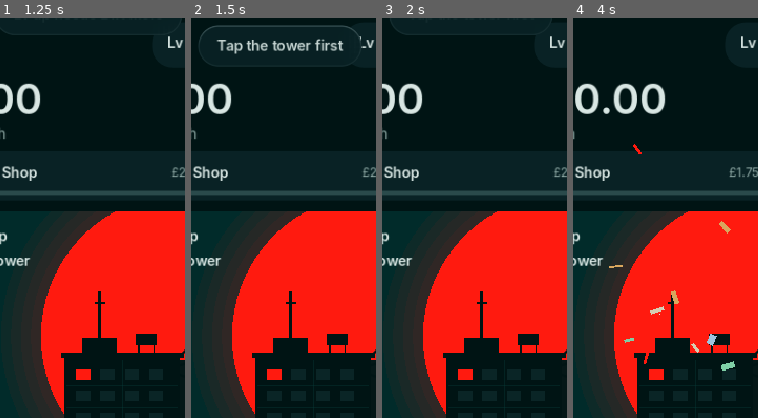
Above: before the commit, frames 1-4 (left to right).
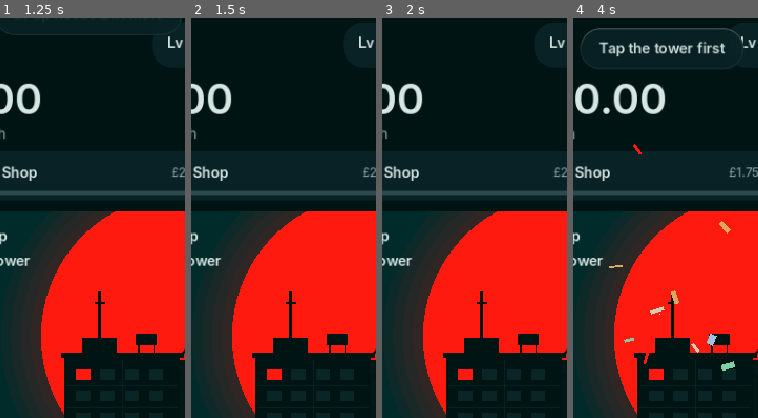
Above: after the commit, the same moments.

Repository: ytjustjosh17-cpu/MCG
Game: Godot game, scene res://scenes/main.tscn
Same seed, same stepped clock (60 frames per second), same inputs: the game is played once before the commit and once after it.
Inputs (mouse positions are % of the whole screen's width and height, from its top left):
- Up to frame 1 (1.25 s): click "£1K" at 0.5 s
- Up to frame 2 (1.5 s): click "×3" at 1.25 s
- Up to frame 3 (2 s): no input
- Up to frame 4 (4 s): click (10, 3) at 2 s; click "Claim £250" at 2.75 s; click "Tap 400 times" at 3.5 s
The pictures show only the part of the screen within x 26-76%, y 0-50%; the shares and areas given below are measured in that part.

Frame 1 is identical in both runs. In frame 2, 1.7% of the frame differs, in the area x 4-93%, y 1-12%; in frame 3, 0.2%; in frame 4, 1.9%, in the area x 4-93%, y 2-13%.

Commit message:
Readable messages: golden sun card, queued toasts
Owner: the golden sun pop-up flashed for about a second.
- Cause: a second toast (an achievement, a rival) replaced the sun's at
  once. Toasts now queue, stay 2.6 to 4.5 s by length, drop repeats.
- Catching a sun shows the centred celebration card (non-blocking) with
  what you got. Celebration cards stay 3.2 s (was 2.4).
- Smoke test: a second toast waits for the first.

Co-Authored-By: Claude Opus 5.5 <noreply@anthropic.com>
Claude-Session: https://claude.ai/code/session_01G43aEuqkjUy83khniNYyKE

Diff:
--- a/game/scripts/golden_sun.gd
+++ b/game/scripts/golden_sun.gd
@@ -65,13 +65,14 @@
 	_caught = true
 	var v := Game.catch_sun()
 	Kit.haptic("success")
+	# A proper moment, not a flash: the centred card (never blocks taps).
 	match Game.last_sun:
 		"frenzy":
-			Kit.toast("Frenzy! Taps ×%d for %d s" % [int(Data.FRENZY_MULT), int(Data.FRENZY_S)], true)
+			Kit.celebrate("Golden sun", "Frenzy: taps ×%d for %d s" % [int(Data.FRENZY_MULT), int(Data.FRENZY_S)], "×%d" % int(Data.FRENZY_MULT))
 		"rush":
-			Kit.toast("Rush! Income ×2 for %d min" % int(Data.RUSH_S / 60.0), true)
+			Kit.celebrate("Golden sun", "Rush: income ×2 for %d min" % int(Data.RUSH_S / 60.0), "×2")
 		_:
-			Kit.toast("Golden sun · +" + Game.money_short(v), true)
+			Kit.celebrate("Golden sun", "Cash bonus", "+" + Game.money_short(v))
 	var parent := get_parent()
 	if parent and not Motion.reduced():
 		parent.add_child(Confetti.new(position + size * 0.5, 50))
--- a/game/scripts/ui_kit.gd
+++ b/game/scripts/ui_kit.gd
@@ -10,6 +10,7 @@
 var bottom_inset := 0.0
 var _stack: Array = []  # [{"root": Control, "close": Callable}]
 var _toast: Control
+var _toast_q: Array = []     # waiting toasts: each gets its full time on screen
 # Drag-versus-tap handling, so lists scroll even when the finger starts on a button.
 const DRAG_PX := 14.0
 var dragged := false
@@ -382,8 +383,17 @@
 # ---- toast ------------------------------------------------------------------
 
 func toast(text: String, red_mark := false) -> void:
+	## Toasts queue: a new one never cuts the last one short.
 	if _toast != null and is_instance_valid(_toast):
-		_toast.queue_free()
+		if String(_toast.get_meta("text", "")) == text:
+			return   # the same message is already showing
+		for q in _toast_q:
+			if String(q[0]) == text:
+				return
+		_toast_q.append([text, red_mark])
+		if _toast_q.size() > 3:
+			_toast_q.pop_front()   # keep the newest few
+		return
 	var pill := GlassPanel.new(22.0, Color(0.035, 0.133, 0.145, 0.88), 10.0)
 	pill.mouse_filter = Control.MOUSE_FILTER_IGNORE
 	pill.modulate.a = 0.0
@@ -399,6 +409,7 @@
 		m.position = Vector2(18, 18)
 		pill.add_child(m)
 	_toast = pill
+	pill.set_meta("text", text)
 	_present_toast(pill, l, red_mark)
 
 
@@ -415,11 +426,17 @@
 	tw.set_parallel(true)
 	tw.tween_property(pill, "position:y", y, Motion.d(0.4)).set_trans(Tween.TRANS_QUINT).set_ease(Tween.EASE_OUT)
 	tw.tween_property(pill, "modulate:a", 1.0, 0.2)
-	tw.chain().tween_interval(2.2)
+	# Long enough to read: at least 2.6 s, longer for longer messages.
+	tw.chain().tween_interval(clampf(1.4 + 0.045 * float(l.text.length()), 2.6, 4.5))
 	tw.chain().set_parallel(true)
 	tw.tween_property(pill, "position:y", y - 40.0, Motion.d(0.3)).set_trans(Tween.TRANS_QUAD).set_ease(Tween.EASE_IN)
 	tw.tween_property(pill, "modulate:a", 0.0, 0.3)
-	tw.chain().tween_callback(pill.queue_free)
+	tw.chain().tween_callback(func():
+		pill.queue_free()
+		_toast = null
+		if not _toast_q.is_empty():
+			var nx: Array = _toast_q.pop_front()
+			toast(String(nx[0]), bool(nx[1])))
 
 
 # ---- celebration ------------------------------------------------------------
@@ -507,7 +524,7 @@
 	card.mouse_filter = Control.MOUSE_FILTER_IGNORE
 	for n in card.find_children("*", "Control", true, false):
 		(n as Control).mouse_filter = Control.MOUSE_FILTER_IGNORE
-	get_tree().create_timer(2.4).timeout.connect(close)
+	get_tree().create_timer(3.2).timeout.connect(close)
 
 
 # ---- drop-down picker -------------------------------------------------------
--- a/game/tests/smoke_test.gd
+++ b/game/tests/smoke_test.gd
@@ -805,6 +805,13 @@
 	game.recalc()
 	_check(game.prop_rent(Data.PROPERTIES.size() + 2) > 0.0 and game.biz_income("fusion") > 0.0, "and earns")
 	game.reset_game(true)
+	# Toasts queue: a second message never cuts the first one short.
+	var tk = root.get_node("Kit")
+	tk.toast("First toast")
+	tk.toast("Second toast")
+	tk.toast("Second toast")
+	_check(String(tk._toast.get_meta("text", "")) == "First toast" and tk._toast_q.size() == 1, "a new toast waits for the one showing (no flash), duplicates dropped")
+	tk._toast_q.clear()
 	# Rewards wait for a tap: achievements and goals add to the list, claiming
 	# pays exactly once, and the amount doesn't grow while it waits.
 	game.reset_game()
Not shown, changed: CHANGELOG.md
Not shown, changed: docs/DESIGN.md
